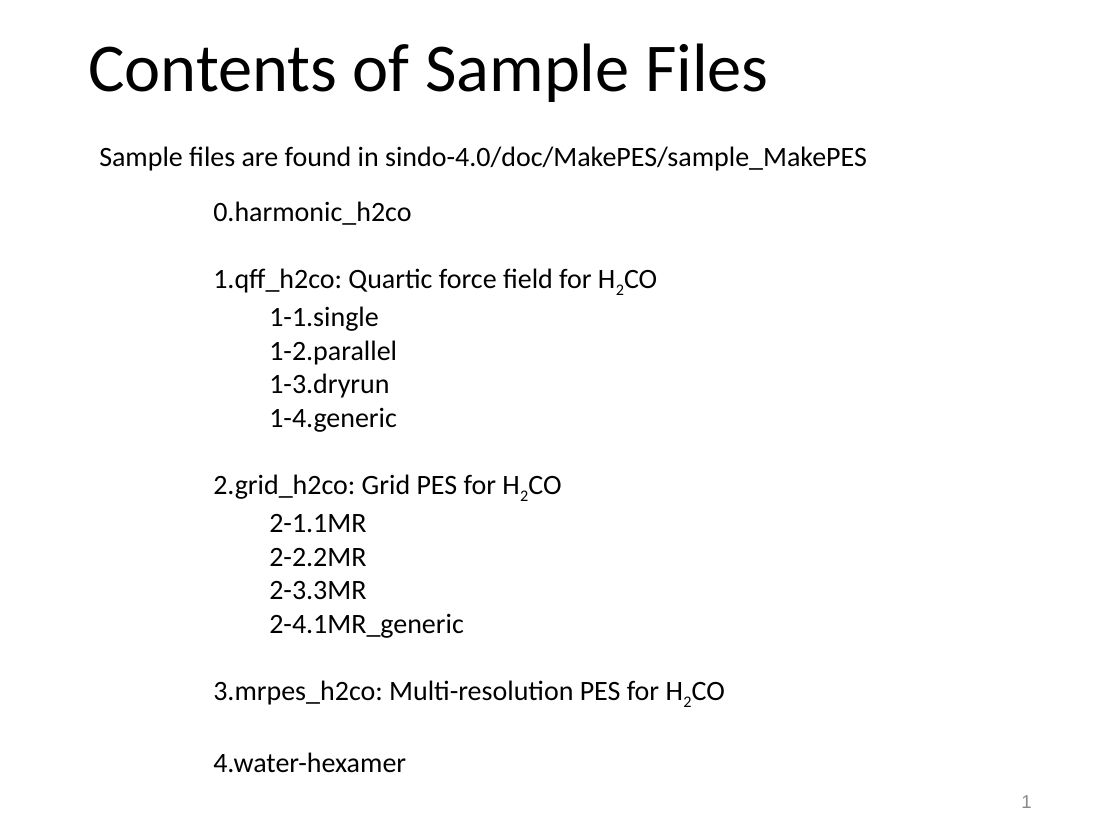
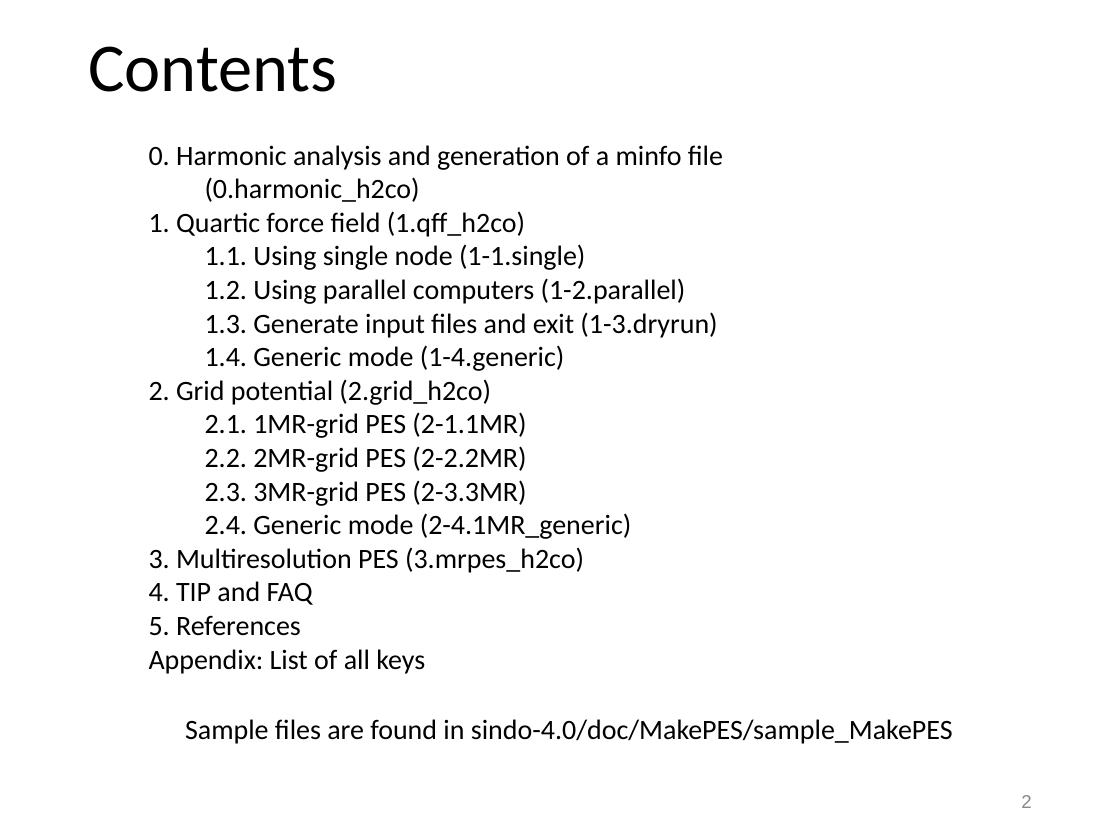
Before and after one commit to yagikiyoshi/sindo, a slide deck: slide 3 of doc/MakePES/usage_MakePES.pptx (slide 2 before the commit). Drawn at 1120x840 pixels with LibreOffice and Linux fonts; fonts in the diff are those of the drawing. Boxes give left, top, right and bottom in pixels: in the first picture for what was removed or moved away, otherwise in the second. Text is boxed around its words. In the diff, an @@ line names an element or a change of style, - is before the commit and + after.

```diff
--- a/doc/MakePES/usage_MakePES.pptx
+++ b/doc/MakePES/usage_MakePES.pptx
@@ title at <box>88,46,337,92</box>: text changed @@
-Contents of Sample Files
+Contents
@@ text at <box>149,145,723,674</box>: text changed @@
-0.harmonic_h2co
-1.qff_h2co: Quartic force field for H2CO
-  1-1.single
-  1-2.parallel
-  1-3.dryrun
-  1-4.generic
-2.grid_h2co: Grid PES for H2CO
-  2-1.1MR
-  2-2.2MR
-  2-3.3MR
-  2-4.1MR_generic
-3.mrpes_h2co: Multi-resolution PES for H2CO
-4.water-hexamer
+0. Harmonic analysis and generation of a minfo file
+  (0.harmonic_h2co)
+1. Quartic force field (1.qff_h2co)
+  1.1. Using single node (1-1.single)
+  1.2. Using parallel computers (1-2.parallel)
+  1.3. Generate input files and exit (1-3.dryrun)
+  1.4. Generic mode (1-4.generic)
+2. Grid potential (2.grid_h2co)
+  2.1. 1MR-grid PES (2-1.1MR)
+  2.2. 2MR-grid PES (2-2.2MR)
+  2.3. 3MR-grid PES (2-3.3MR)
+  2.4. Generic mode (2-4.1MR_generic)
+3. Multiresolution PES (3.mrpes_h2co)
+4. TIP and FAQ
+5. References
+Appendix: List of all keys
@@ text "Sample files are found in ...": place and size @@
-text "Sample files are found in ..." at <box>99,146,867,171</box>
+text "Sample files are found in ..." at <box>185,719,953,744</box>
@@ page number at <box>1021,795,1031,808</box>: text changed @@
-1
+2
```
Also in this commit, not shown: 33 other slides changed, 10 slides added, 5 slides removed, 1 other file.
